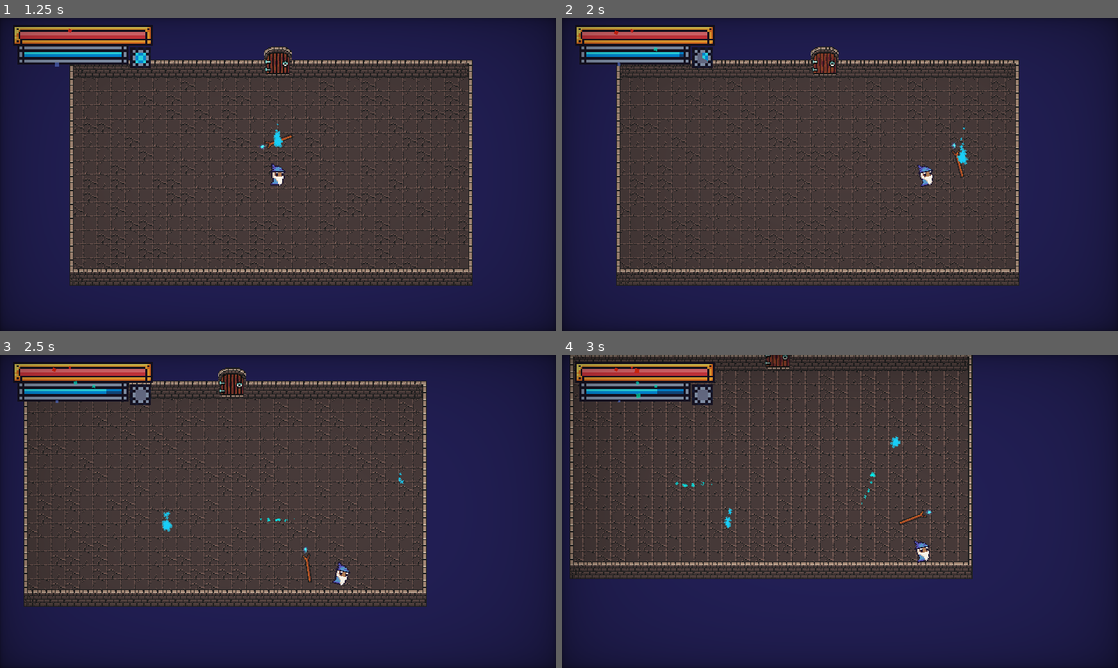
Above: before the commit, frames 1-4 (two rows, left to right).
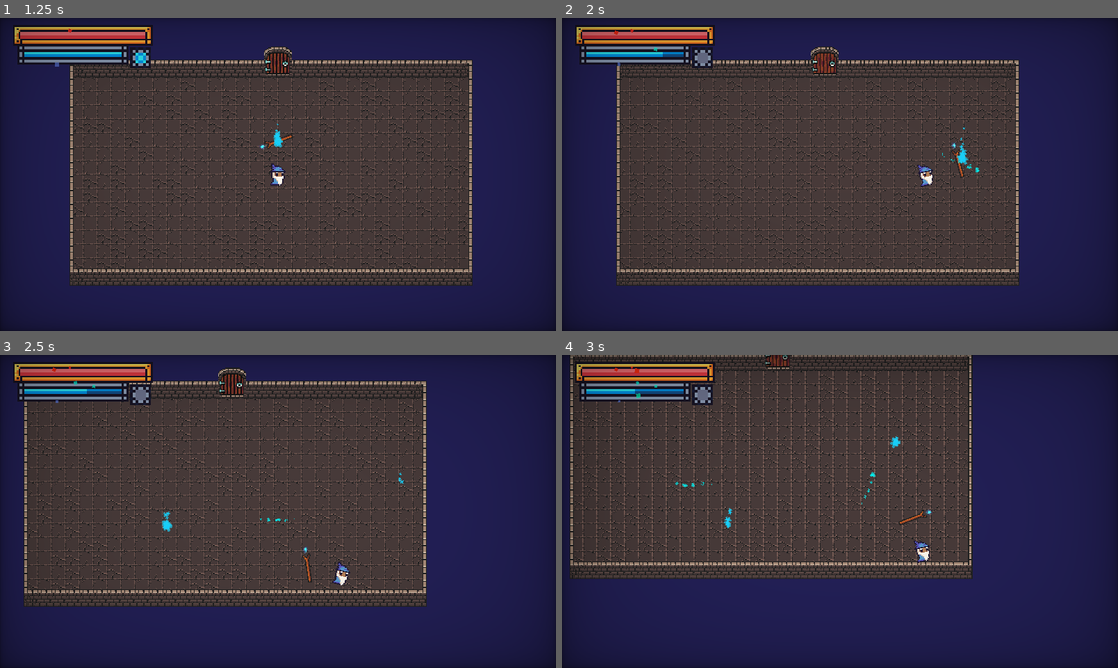
Above: after the commit, the same moments.

Repository: SasVel/WhimsicalLilMagicMan
Game: Godot game, scene res://UI/MainMenuUI/MainMenuUI.tscn
Two runs of this game, one before a commit and one after it. Both use one fixed random seed, a clock stepped at 60 frames per second and the inputs below.
Inputs (mouse positions are in pixels of both pictures, inside the frame that each line leads up to):
- Up to frame 1 (1.25 s): click "Play" at 0.5 s
- Up to frame 2 (2 s): tap Enter at 1.25 s; move the mouse to (962, 158) at 1.27 s; press the mouse at (962, 158) at 1.28 s; hold Right (ui_right) from 1.28 s (still down)
- Up to frame 3 (2.5 s): move the mouse to (166, 527) at 2.02 s; release Right (ui_right) at 2.03 s; release the mouse at (166, 527) at 2.03 s; hold Down (ui_down) from 2.03 s (still down); tap E (interact) at 2.1 s; click (166, 527) at 2.3 s
- Up to frame 4 (3 s): move the mouse to (895, 442) at 2.77 s; release Down (ui_down) at 2.78 s; press the mouse at (895, 442) at 2.78 s; hold Right (ui_right) from 2.78 s (still down)

Frame 1 is identical in both runs. In frame 2, less than 0.1% of the frame differs, in the area x 18-76%, y 10-50%; in frame 3, less than 0.1%; in frame 4, less than 0.1%.

Commit message:
Powerup system started

Diff:
--- a/Player/Movement.gd
+++ b/Player/Movement.gd
@@ -8,6 +8,8 @@
 var CURR_SPEED = SPEED;
 @onready var staff = $Staff
 @onready var Bullet = preload("res://MagicBullet/MagicBullet.tscn")
+@onready var shootTimer = $ShootTimer
+var canShoot = true
 @onready var whooshPlayer = $WhooshPlayer
 
 enum {
@@ -69,19 +71,25 @@
 		else:
 			GlobalInfo.worldState = GlobalInfo.worldStateEnum.MAIN
 
-	if Input.is_action_just_pressed("shoot") && GlobalInfo.worldState == GlobalInfo.worldStateEnum.MAIN:
+	if Input.is_action_pressed("shoot") && GlobalInfo.worldState == GlobalInfo.worldStateEnum.MAIN:
 		shoot()
 
 	GlobalInfo.playerPos = self.position
 	move_and_slide()
 
 func shoot():
-	var bullet = Bullet.instantiate()
-	if PlayerStats.mana >= bullet.mana_cost:
-		bullet.position = staff.gemPos
-		get_tree().get_root().add_child(bullet)
-		whooshPlayer.play()
+	if canShoot:
+		var bullet = Bullet.instantiate()
+		if PlayerStats.mana >= bullet.mana_cost:
+			bullet.position = staff.gemPos
+			get_tree().get_root().add_child(bullet)
 
+			whooshPlayer.play()
+			shootTimer.start()
+			canShoot = false
+
+func _on_shoot_timer_timeout():
+	canShoot = true
 
 func _on_hurt_box_area_entered(area):
 	PlayerStats.health -= area.damage
--- a/Player/Player.tscn
+++ b/Player/Player.tscn
@@ -318,6 +318,9 @@
 SPEED = 300
 MAX_SPEED = 1000
 
+[node name="ShootTimer" type="Timer" parent="."]
+wait_time = 0.45
+
 [node name="MainCamera" parent="." instance=ExtResource("2_s4cnw")]
 
 [node name="MainSprite" type="AnimatedSprite2D" parent="."]
@@ -359,6 +362,7 @@
 max_distance = 500.0
 bus = &"SFX"
 
+[connection signal="timeout" from="ShootTimer" to="." method="_on_shoot_timer_timeout"]
 [connection signal="area_entered" from="HurtBox" to="." method="_on_hurt_box_area_entered"]
 
 [editable path="HurtBox"]
--- a/Player/PlayerStats.tscn
+++ b/Player/PlayerStats.tscn
@@ -5,7 +5,7 @@
 
 [node name="PlayerStats" instance=ExtResource("1_w4q2y")]
 script = ExtResource("2_m6aku")
-max_mana = 50
+max_mana = 40
 mana_regen_per_tick = 1
 
 [node name="ManaTickTimer" type="Timer" parent="." index="0"]
--- /dev/null
+++ b/PowerUps/PowerUpCard.gd
@@ -0,0 +1,2 @@
+extends Button
+class_name Card
--- /dev/null
+++ b/PowerUps/PowerUpCard.tscn
@@ -0,0 +1,70 @@
+[gd_scene load_steps=5 format=3 uid="uid://pav6643g05xq"]
+
+[ext_resource type="Script" path="res://PowerUps/PowerUpCard.gd" id="1_u1si6"]
+[ext_resource type="Texture2D" uid="uid://bysu7h6wc28mc" path="res://PowerUps/CardBack.png" id="1_xf520"]
+
+[sub_resource type="LabelSettings" id="LabelSettings_8v1lw"]
+font_size = 20
+
+[sub_resource type="LabelSettings" id="LabelSettings_4ur62"]
+font_size = 15
+
+[node name="PowerUpCard" type="Button"]
+custom_minimum_size = Vector2(95, 130)
+layout_direction = 1
+anchors_preset = 8
+anchor_left = 0.5
+anchor_top = 0.5
+anchor_right = 0.5
+anchor_bottom = 0.5
+offset_left = -47.5
+offset_top = -65.0
+offset_right = 47.5
+offset_bottom = 65.0
+grow_horizontal = 2
+grow_vertical = 2
+script = ExtResource("1_u1si6")
+
+[node name="Background" type="NinePatchRect" parent="."]
+layout_mode = 1
+anchors_preset = 15
+anchor_right = 1.0
+anchor_bottom = 1.0
+grow_horizontal = 2
+grow_vertical = 2
+texture = ExtResource("1_xf520")
+patch_margin_left = 8
+patch_margin_top = 8
+patch_margin_right = 8
+patch_margin_bottom = 8
+
+[node name="Header" type="Label" parent="Background"]
+layout_mode = 1
+anchors_preset = 5
+anchor_left = 0.5
+anchor_right = 0.5
+offset_left = -20.0
+offset_top = 8.0
+offset_right = 20.0
+offset_bottom = 28.0
+grow_horizontal = 2
+text = "Header"
+label_settings = SubResource("LabelSettings_8v1lw")
+horizontal_alignment = 1
+vertical_alignment = 1
+
+[node name="MainText" type="Label" parent="Background"]
+layout_mode = 1
+anchors_preset = 8
+anchor_left = 0.5
+anchor_top = 0.5
+anchor_right = 0.5
+anchor_bottom = 0.5
+offset_left = -26.5
+offset_top = -30.0
+offset_right = 27.5
+offset_bottom = 50.0
+grow_horizontal = 2
+grow_vertical = 2
+text = "Main Text"
+label_settings = SubResource("LabelSettings_4ur62")
--- /dev/null
+++ b/PowerUps/PowerUpManager.gd
@@ -0,0 +1,35 @@
+extends CanvasLayer
+
+var cardPositions = [$MainControl/Card1, $MainControl/Card2, $MainControl/Card3]
+var possibleCards = []
+
+func _ready():
+	self.visible = false
+	EnemyTracker.no_enemies.connect(display_cards)
+	load_cards()
+
+
+func load_cards():
+	var path = "res://PowerUps/Cards/"
+	var dir = DirAccess.open(path)
+	if dir:
+		dir.list_dir_begin()
+		var fileName = dir.get_next()
+		while fileName != "":
+			possibleCards.append(load(path + fileName))
+			fileName = dir.get_next()
+
+func display_cards():
+	self.visible = true
+	for cardPos in cardPositions:
+		var card = possibleCards.pick_random()
+		if card != null:
+			card = card.instantiate() as Card
+			card.pressed.connect(on_card_pressed)
+			cardPos.add_child(card)
+
+
+func on_card_pressed():
+	self.visible = false
+	for cardPos in cardPositions:
+		cardPos.remove_child(0)
--- /dev/null
+++ b/PowerUps/PowerUpManager.tscn
@@ -0,0 +1,50 @@
+[gd_scene load_steps=2 format=3 uid="uid://bagkri8f5pwal"]
+
+[ext_resource type="Script" path="res://PowerUps/PowerUpManager.gd" id="1_p5g2t"]
+
+[node name="PowerUpManager" type="CanvasLayer"]
+layer = 9
+script = ExtResource("1_p5g2t")
+
+[node name="MainControl" type="Control" parent="."]
+layout_mode = 3
+anchors_preset = 15
+anchor_right = 1.0
+anchor_bottom = 1.0
+grow_horizontal = 2
+grow_vertical = 2
+
+[node name="Card1" type="Control" parent="MainControl"]
+layout_mode = 1
+anchors_preset = 4
+anchor_top = 0.5
+anchor_bottom = 0.5
+offset_left = 192.0
+offset_top = -20.0
+offset_right = 192.0
+offset_bottom = -20.0
+grow_vertical = 2
+
+[node name="Card2" type="Control" parent="MainControl"]
+layout_mode = 1
+anchors_preset = 8
+anchor_left = 0.5
+anchor_top = 0.5
+anchor_right = 0.5
+anchor_bottom = 0.5
+grow_horizontal = 2
+grow_vertical = 2
+
+[node name="Card3" type="Control" parent="MainControl"]
+layout_mode = 1
+anchors_preset = 6
+anchor_left = 1.0
+anchor_top = 0.5
+anchor_right = 1.0
+anchor_bottom = 0.5
+offset_left = -192.0
+offset_top = -20.0
+offset_right = -192.0
+offset_bottom = -20.0
+grow_horizontal = 0
+grow_vertical = 2
--- a/UI/SoundSettingsUI/SoundSettingsUI.tscn
+++ b/UI/SoundSettingsUI/SoundSettingsUI.tscn
@@ -35,7 +35,7 @@
 offset_bottom = -22.0
 grow_horizontal = 2
 grow_vertical = 2
-min_value = -72.0
+min_value = -50.0
 max_value = 0.0
 
 [node name="Label" type="Label" parent="MasterSlider"]
@@ -59,7 +59,7 @@
 offset_bottom = 15.0
 grow_horizontal = 2
 grow_vertical = 2
-min_value = -72.0
+min_value = -50.0
 max_value = 0.0
 
 [node name="Label" type="Label" parent="MusicSlider"]
@@ -83,7 +83,7 @@
 offset_bottom = 58.0
 grow_horizontal = 2
 grow_vertical = 2
-min_value = -72.0
+min_value = -50.0
 max_value = 0.0
 
 [node name="Label" type="Label" parent="SFXSlider"]
--- a/World/Pickups/ManaPickup.tscn
+++ b/World/Pickups/ManaPickup.tscn
@@ -34,10 +34,11 @@
 collision_layer = 128
 collision_mask = 258
 script = ExtResource("1_hibpm")
+mana_on_pickup = 15
 
 [node name="ParticleEffect" parent="." instance=ExtResource("1_gxujg")]
 amount = 15
-process_material = SubResource("ParticleProcessMaterial_omjcq")
+process_material = SubResource("ParticleProcessMaterial_w2tt8")
 
 [node name="CollisionShape2D" type="CollisionShape2D" parent="."]
 shape = SubResource("CircleShape2D_ga37f")
--- a/World/Rooms/DungeonRooms/Room5.tscn
+++ b/World/Rooms/DungeonRooms/Room5.tscn
@@ -1,6 +1,7 @@
-[gd_scene load_steps=4 format=3 uid="uid://u76qtnf2hfjs"]
+[gd_scene load_steps=5 format=3 uid="uid://u76qtnf2hfjs"]
 
 [ext_resource type="PackedScene" uid="uid://cr45a0txntyhl" path="res://World/Rooms/RoomTemplate.tscn" id="1_q7467"]
+[ext_resource type="PackedScene" uid="uid://c3cfb6de0att1" path="res://Enemies/Goblin/EnemyGoblin.tscn" id="2_4g7cx"]
 [ext_resource type="PackedScene" uid="uid://cfh8j1xecu5o" path="res://World/Tiles/SideDoor.tscn" id="2_uw4xk"]
 
 [sub_resource type="RectangleShape2D" id="RectangleShape2D_pidu8"]
@@ -17,6 +18,36 @@
 [node name="CollisionShape2D" parent="PickupsSpawner/SpawnArea" index="0"]
 position = Vector2(-56, 16)
 shape = SubResource("RectangleShape2D_pidu8")
+
+[node name="EnemyGoblin" parent="Enemies" index="0" instance=ExtResource("2_4g7cx")]
+position = Vector2(296, 136)
+
+[node name="EnemyGoblin2" parent="Enemies" index="1" instance=ExtResource("2_4g7cx")]
+position = Vector2(384, 144)
+
+[node name="EnemyGoblin3" parent="Enemies" index="2" instance=ExtResource("2_4g7cx")]
+position = Vector2(368, 184)
+
+[node name="EnemyGoblin4" parent="Enemies" index="3" instance=ExtResource("2_4g7cx")]
+position = Vector2(296, 192)
+
+[node name="EnemyGoblin5" parent="Enemies" index="4" instance=ExtResource("2_4g7cx")]
+position = Vector2(424, 280)
+
+[node name="EnemyGoblin6" parent="Enemies" index="5" instance=ExtResource("2_4g7cx")]
+position = Vector2(392, 288)
+
+[node name="EnemyGoblin7" parent="Enemies" index="6" instance=ExtResource("2_4g7cx")]
+position = Vector2(416, 96)
+
+[node name="EnemyGoblin8" parent="Enemies" index="7" instance=ExtResource("2_4g7cx")]
+position = Vector2(456, 160)
+
+[node name="EnemyGoblin9" parent="Enemies" index="8" instance=ExtResource("2_4g7cx")]
+position = Vector2(192, 144)
+
+[node name="EnemyGoblin10" parent="Enemies" index="9" instance=ExtResource("2_4g7cx")]
+position = Vector2(144, 256)
 
 [node name="DoorObjUp" parent="." index="3"]
 position = Vector2(192, 92)
--- a/project.godot
+++ b/project.godot
@@ -25,6 +25,7 @@
 EnemyTracker="*res://World/Rooms/EnemyTracker.tscn"
 RoomFog="*res://World/Rooms/RoomFog.tscn"
 MusicPlayer="*res://Music/MusicPlayer.tscn"
+PowerUpManager="*res://PowerUps/PowerUpManager.tscn"
 
 [debug]
 
Binary file added: PowerUps/CardBack.png
Not shown, added: PowerUps/CardBack.png.import
Not shown: 1 places in World/Pickups/ManaPickup.tscn that only renumber resources
